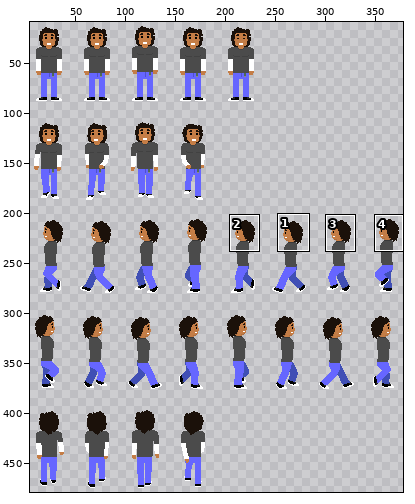
One commit to this sprite sheet: res/img/player.png. The first picture is a wide view before the edit; the outline marks the close-up.
Close-up. The starting point:
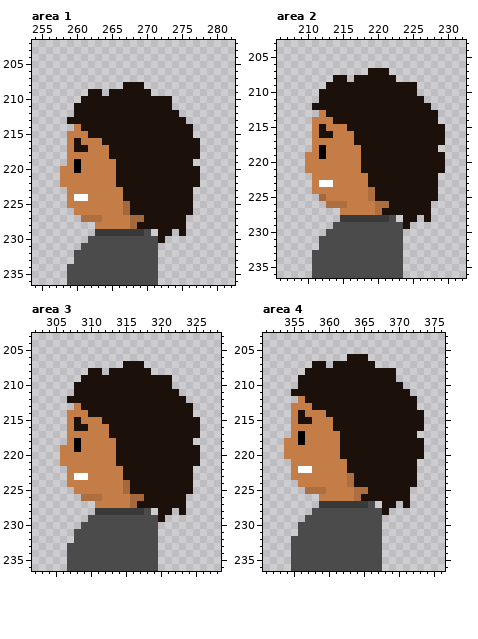
The file is 384x480 pixels. Colours within 5 levels of each other are drawn and written as one. Shown: area 1: x 254..282, y 202..236; area 2: x 206..232, y 203..236; area 3: x 302..328, y 203..236; area 4: x 351..376, y 203..236. The wide view leaves out empty margins. The commit also changed other parts of the picture, which this record leaves out.
Now the later version:
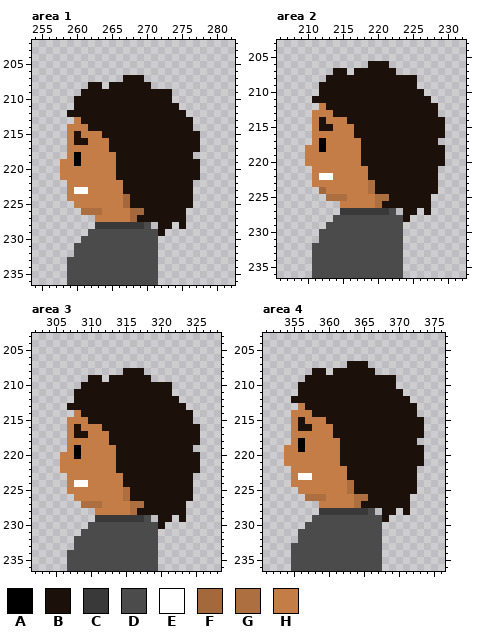
Palette (. is transparent): A #000000  B #1b110a  C #393939  D #4b4b4b  E #ffffff  F #a4683d  G #ad6f40  H #c47d46
What changed:
Area 1:
y 207: x 267..269 ... -> BBB
y 208: x 262..263 .. -> BB; x 265..266 .. -> BB; x 270 . -> B
y 209: x 261 . -> B; x 264 . -> B; x 271..273 ... -> BBB
y 210: x 260 . -> B
y 211: x 274 . -> B
y 212: x 259 . -> B; x 275 . -> B
y 213: x 259..260 BB -> .H; x 276 . -> B
y 214: x 259 . -> H; x 261 B -> H
y 215: x 260 H -> B; x 262..263 BB -> HH; x 277 . -> B
y 216: x 261 H -> B; x 264 B -> H
y 217: x 260..261 BB -> HH
y 218: x 260 H -> A; x 265 B -> H; x 277 B -> .
y 219: x 258 . -> H; x 277 . -> B
y 220: x 260 A -> H
y 222: x 258 H -> .; x 266 B -> H; x 277 B -> .
y 223: x 260..261 HH -> EE
y 224: x 260..261 EE -> HH; x 267 B -> F
y 225: x 259 H -> .
y 226: x 260..263 HHHH -> .GGG; x 267..269 FBB -> HFF; x 276 B -> .
y 227: x 261..263 GGG -> ..H; x 269 F -> B
y 228: x 263..271 HHHHHFBBB -> CCCCCCCD.; x 274 B -> .
y 229: x 262..269 .CCCCCCC -> DDDDDDDD; x 271 . -> D; x 273 B -> .; x 275 B -> .
y 230: x 261 . -> D; x 272 B -> .
y 231: x 260 . -> D
y 233: x 259 . -> D
Area 2:
y 206: x 219..221 ... -> BBB
y 207: x 214..215 .. -> BB; x 217..218 .. -> BB; x 222 . -> B
y 208: x 213 . -> B; x 216 . -> B; x 223..225 ... -> BBB
y 209: x 212 . -> B
y 210: x 226 . -> B
y 211: x 211 . -> B; x 227 . -> B
y 212: x 211..212 BB -> .H; x 228 . -> B
y 213: x 211 . -> H; x 213 B -> H
y 214: x 212 H -> B; x 214..215 BB -> HH; x 229 . -> B
y 215: x 213 H -> B; x 216 B -> H
y 216: x 212..213 BB -> HH
y 217: x 212 H -> A; x 217 B -> H; x 229 B -> .
y 218: x 210 . -> H; x 229 . -> B
y 219: x 212 A -> H
y 221: x 210 H -> .; x 218 B -> H; x 229 B -> .
y 222: x 212..213 HH -> EE
y 223: x 212..213 EE -> HH; x 219 B -> G
y 224: x 211..212 HH -> .F
y 225: x 212..215 FHHH -> .GGG; x 219..221 GBB -> HGG; x 228 B -> .
y 226: x 213..215 GGG -> ..H; x 221 G -> B
y 227: x 215..223 HHHHHGBBB -> CCCCCCCD.; x 226 B -> .
y 228: x 214..221 .CCCCCCC -> DDDDDDDD; x 223 . -> D; x 225 B -> .; x 227 B -> .
y 229: x 213 . -> D; x 224 B -> .
y 230: x 212 . -> D
y 232: x 211 . -> D
Area 3:
y 207: x 315..317 BBB -> ...
y 208: x 310..311 BB -> ..; x 313..314 BB -> ..; x 318 B -> .
y 209: x 309 B -> .; x 312 B -> .; x 319..321 BBB -> ...
y 210: x 308 B -> .
y 211: x 322 B -> .
y 212: x 307 B -> .; x 323 B -> .
y 213: x 307..308 .H -> BB; x 324 B -> .
y 214: x 307 H -> .; x 309 H -> B
y 215: x 308 B -> H; x 310..311 HH -> BB; x 325 B -> .
y 216: x 309 B -> H; x 312 H -> B
y 217: x 308..309 HH -> BB
y 218: x 308 A -> H; x 313 H -> B; x 325 . -> B
y 219: x 306 H -> .; x 325 B -> .
y 220: x 308 H -> A
y 222: x 306 . -> H; x 314 H -> B; x 325 . -> B
y 223: x 308..309 EE -> HH
y 224: x 308..309 HH -> EE; x 315 F -> B
y 225: x 307 . -> H; x 315 F -> G
y 226: x 308..311 .GGG -> HHHH; x 315..317 HFF -> GBB; x 324 . -> B
y 227: x 309..311 ..H -> GGG; x 316..317 FB -> GG
y 228: x 311..319 CCCCCCCD. -> HHHHHGBBB; x 322 . -> B
y 229: x 310..317 DDDDDDDD -> .CCCCCCC; x 319 D -> .; x 321 . -> B; x 323 . -> B
y 230: x 309 D -> .; x 320 . -> B
y 231: x 308 D -> .
y 233: x 307 D -> .
Area 4:
y 206: x 363..365 BBB -> ...
y 207: x 358..359 BB -> ..; x 361..362 BB -> ..; x 366 B -> .
y 208: x 357 B -> .; x 360 B -> .; x 367..369 BBB -> ...
y 209: x 356 B -> .
y 210: x 370 B -> .
y 211: x 355 B -> .; x 371 B -> .
y 212: x 355..356 .H -> BB; x 372 B -> .
y 213: x 355 H -> .; x 357 H -> B
y 214: x 356 B -> H; x 358..359 HH -> BB; x 373 B -> .
y 215: x 357 B -> H; x 360 H -> B
y 216: x 356..357 HH -> BB
y 217: x 356 A -> H; x 361 H -> B; x 373 . -> B
y 218: x 354 H -> .; x 373 B -> .
y 219: x 356 H -> A
y 221: x 354 . -> H; x 362 H -> B; x 373 . -> B
y 222: x 356..357 EE -> HH
y 223: x 356..357 HH -> EE; x 363 G -> B
y 224: x 355 . -> H
y 225: x 356..359 .GGG -> HHHH; x 363..365 HGG -> GBB; x 372 . -> B
y 226: x 357..359 ..H -> GGG; x 365 B -> G
y 227: x 359..367 CCCCCCCD. -> HHHHHGBBB; x 370 . -> B
y 228: x 358..365 DDDDDDDD -> .CCCCCCC; x 367 D -> .; x 369 . -> B; x 371 . -> B
y 229: x 357 D -> .; x 368 . -> B
y 230: x 356 D -> .
y 232: x 355 D -> .
Where, in picture pixels (left, top, right, bottom), the same in both close-ups:
changed: (60, 75, 200, 264)
changed: (305, 61, 445, 250)
changed: (60, 361, 200, 550)
changed: (284, 354, 424, 543)
